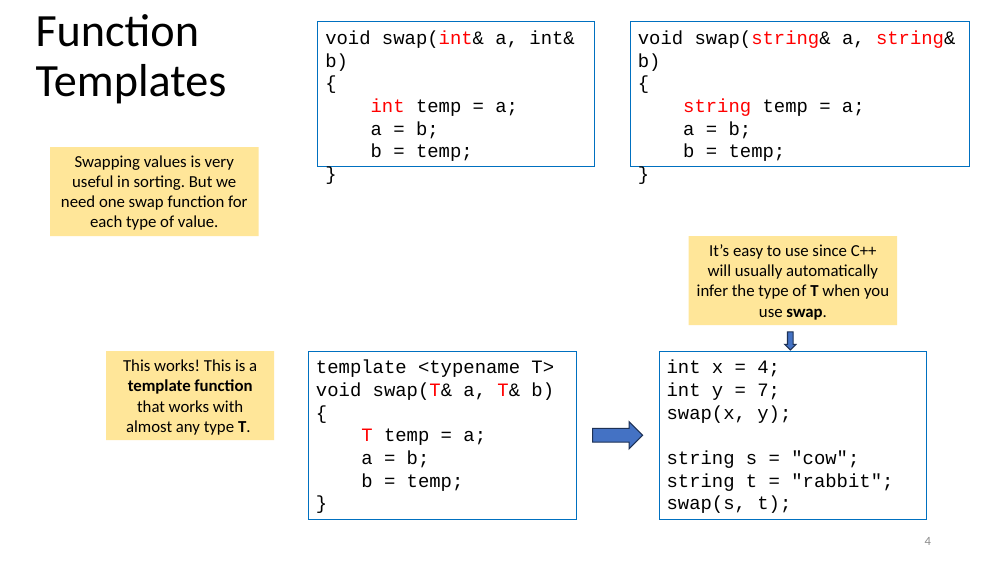
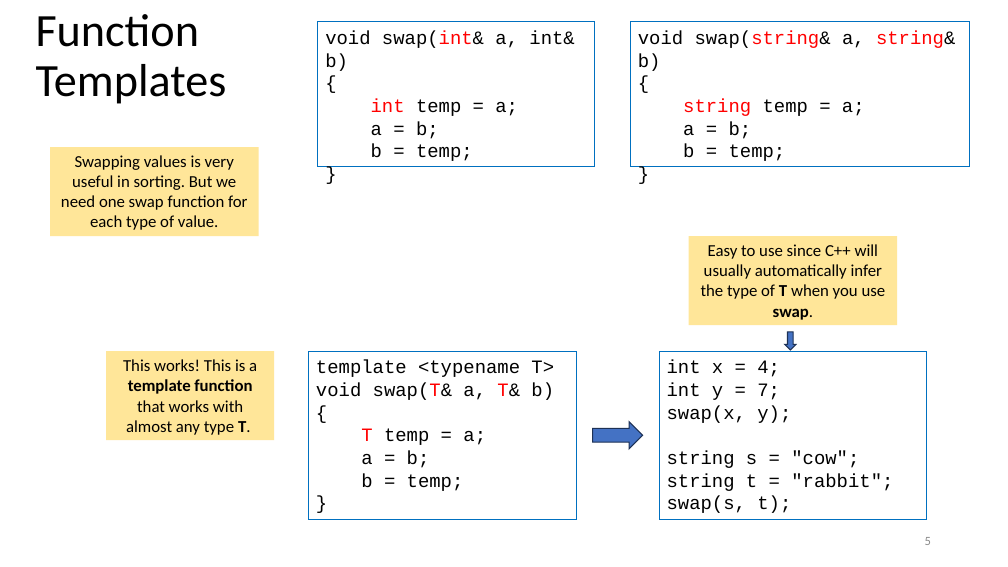
Before and after one commit to tjd1234/cmpt135spring2024, a slide deck: slide 5 of sample_code/week14/week14_cmpt135.pptx (slide 4 before the commit). Drawn at 1008x567 pixels with LibreOffice and Linux fonts; fonts in the diff are those of the drawing. Boxes give left, top, right and bottom in pixels: in the first picture for what was removed or moved away, otherwise in the second. Text is boxed around its words. In the diff, an @@ line names an element or a change of style, - is before the commit and + after.

```diff
--- a/sample_code/week14/week14_cmpt135.pptx
+++ b/sample_code/week14/week14_cmpt135.pptx
@@ text in rectangle at (x1=701, y1=244, x2=886, y2=320): text changed @@
-It’s easy to use since C++ will usually automatically infer the type of T when you use swap.
+Easy to use since C++ will usually automatically infer the type of T when you use swap.
@@ page number at (x1=925, y1=537, x2=931, y2=545): text changed @@
-4
+5
```
Also in this commit, not shown: 8 other slides changed, 2 slides added, 2 other files.
